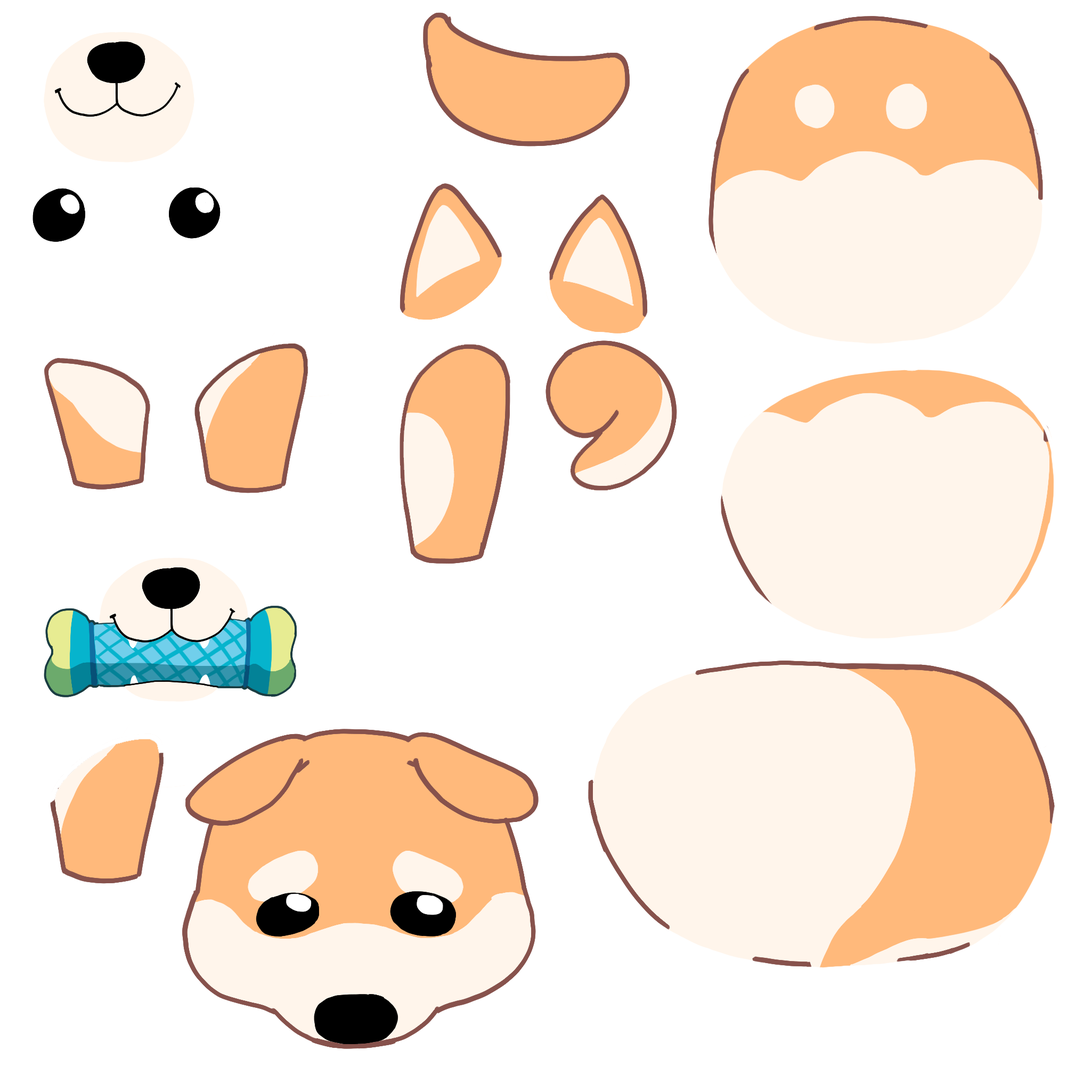
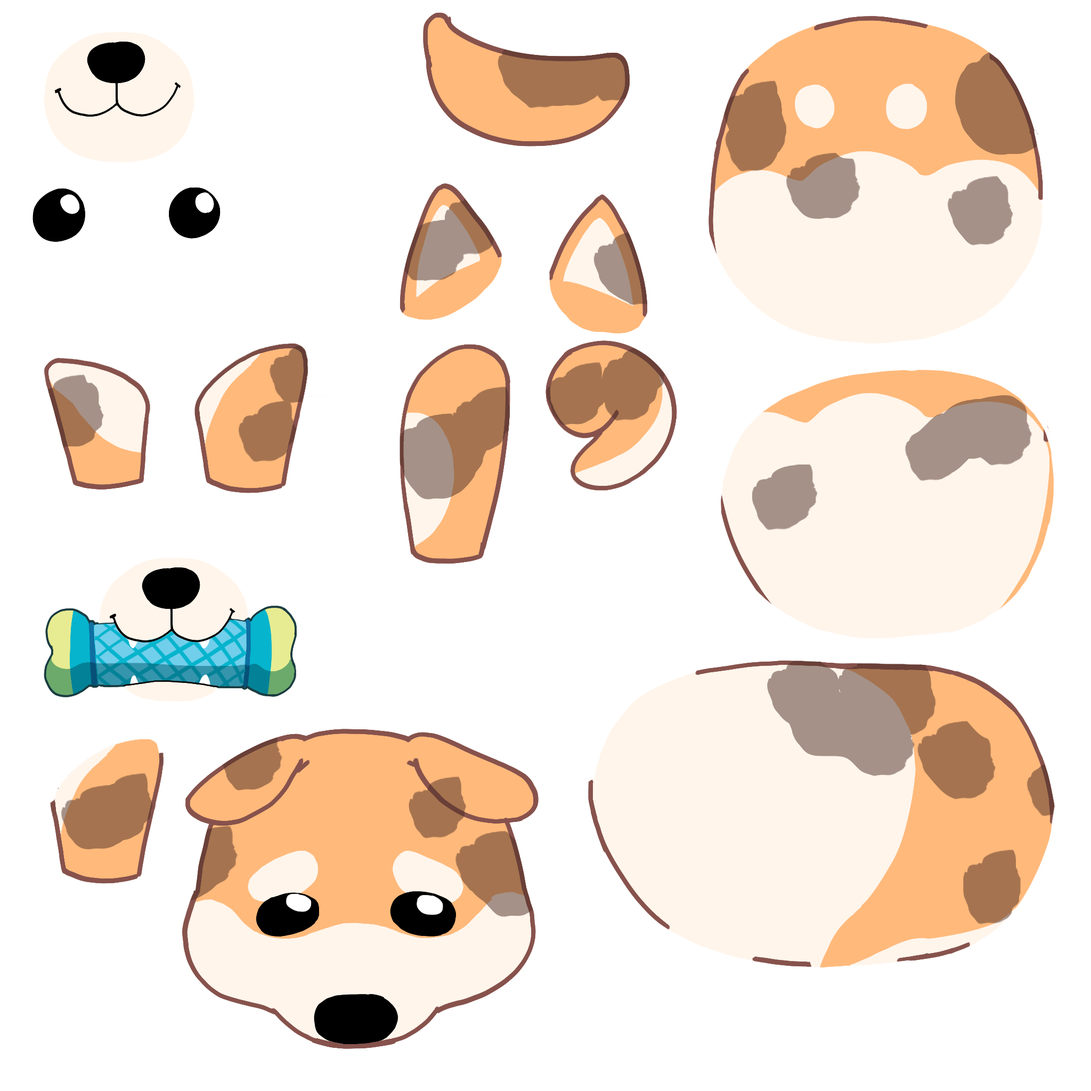
The second 1091x1091 image is a revision of the first. Changes to its layers:
removed group "rd" (1st of 2) (23 layers) over [47, 49, 1056, 925]
removed group "rd" (2nd of 2, in "rd") (21 layers) from group "rd" over [47, 49, 1056, 925]
removed layer "ear R" from group "rd" over [403, 198, 495, 282]
removed layer "ear L" from group "rd" over [593, 232, 648, 306]
removed layer "Layer 5" from group "rd" over [190, 737, 534, 918]
removed layer "head" from group "rd" over [724, 52, 1039, 246]
removed layer "neck" from group "rd" over [752, 395, 1033, 531]
removed layer "lef f R" from group "rd" over [47, 374, 104, 448]
removed layer "leg f L copy" from group "rd" over [60, 773, 153, 851]
removed layer "leg f L" from group "rd" over [238, 345, 327, 463]
removed layer "leg back L" from group "rd" over [399, 386, 511, 500]
removed layer "Layer 7" from group "rd" over [497, 49, 630, 109]
removed layer "tail" from group "rd" over [546, 348, 666, 426]
removed layer "body" from group "rd" over [767, 660, 1056, 925]
added layer "Layer 1" (50%) above "rd" over [47, 49, 1056, 925]
added layer "rd" above "Background" over [47, 49, 1056, 925]
